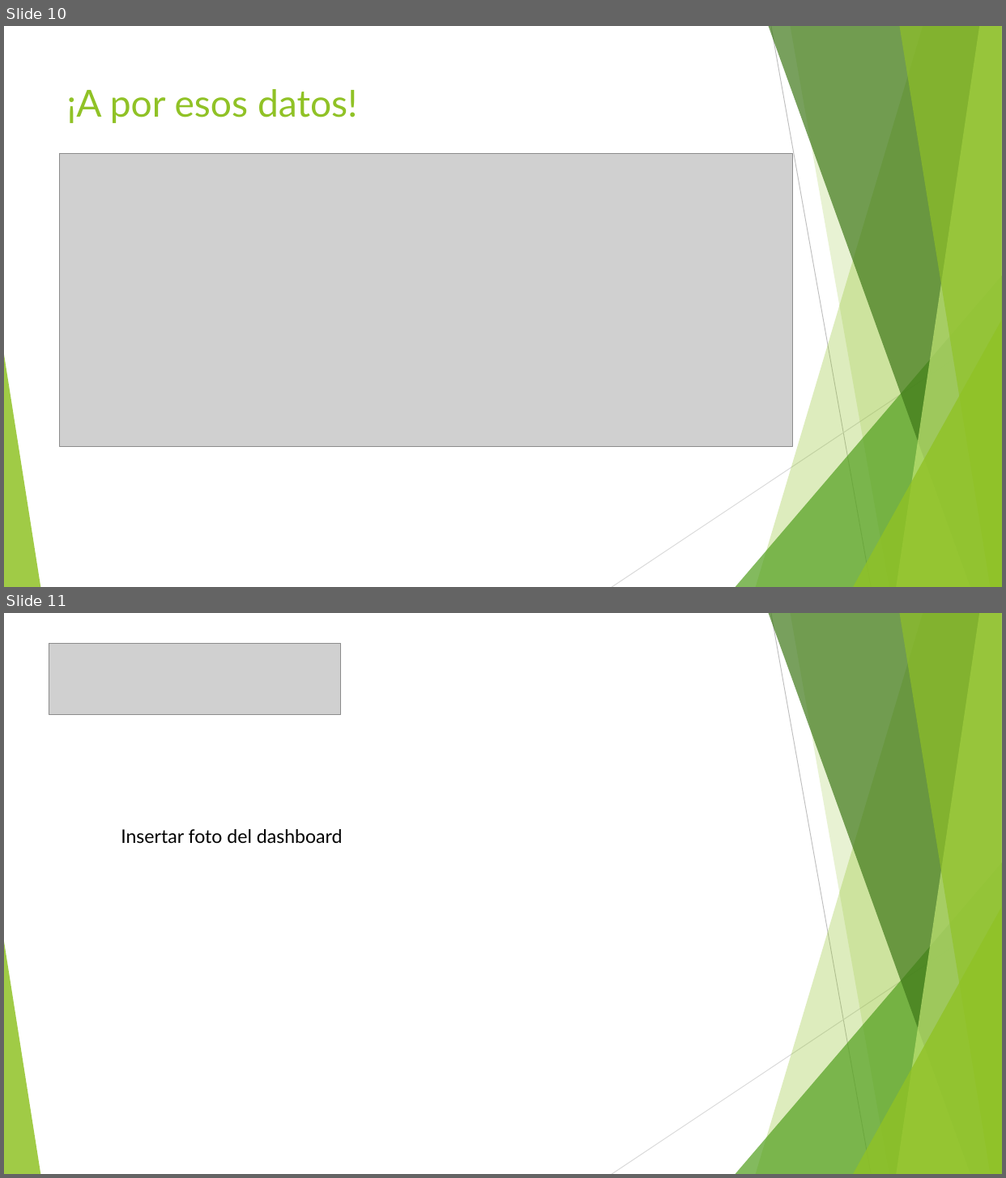
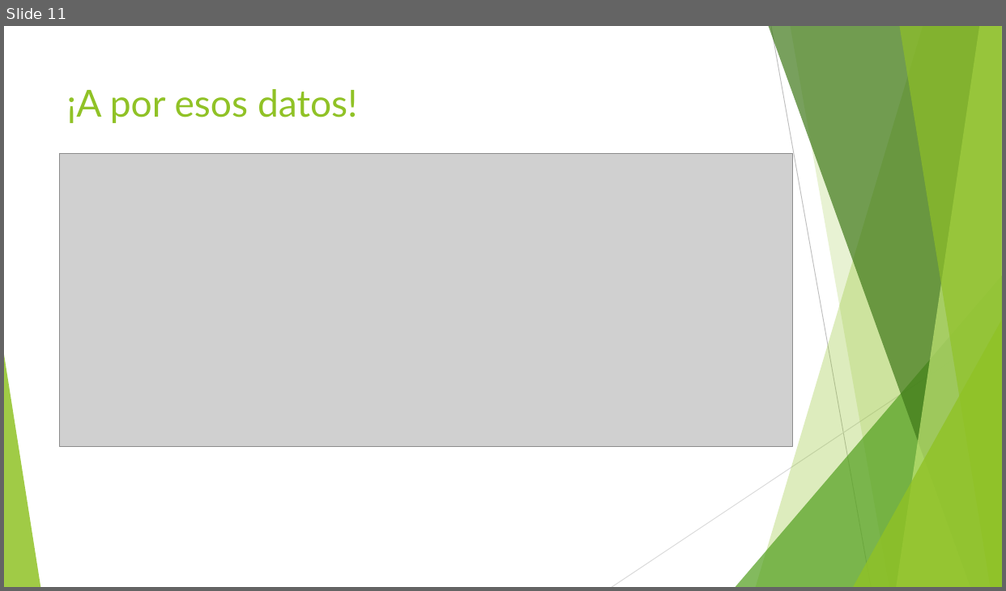
Before and after one commit to GAR-Project/doc, a slide deck: ppt/Presentacion.pptx. Shown one above the other, each under a label of ours: slides 10 and 11 before the commit, slide 11 after it. The pictures are 1006x1178 and 1006x591 pixels, drawn with LibreOffice and Linux fonts; fonts in the diff are those of the drawing; grey boxes stand for pictures. Boxes give left, top, right and bottom in pixels: in the first picture for what was removed or moved away, otherwise in the second. Text is boxed around its words. In the diff, an @@ line names an element or a change of style, - is before the commit and + after.

```diff
--- a/ppt/Presentacion.pptx
+++ b/ppt/Presentacion.pptx
@@ slide 11 removed at bbox=[4, 613, 1002, 1174], background #FFFFFF; not listed: 10 template elements that a slide beside it also shows @@
@@ picture removed at bbox=[49, 644, 341, 715] @@
@@ text removed at bbox=[121, 829, 343, 843] @@
-Insertar foto del dashboard
@@ what was slide 10 is now slide 11 @@
```
Also in this commit, not shown: 1 slide changed, 3 slides added.
